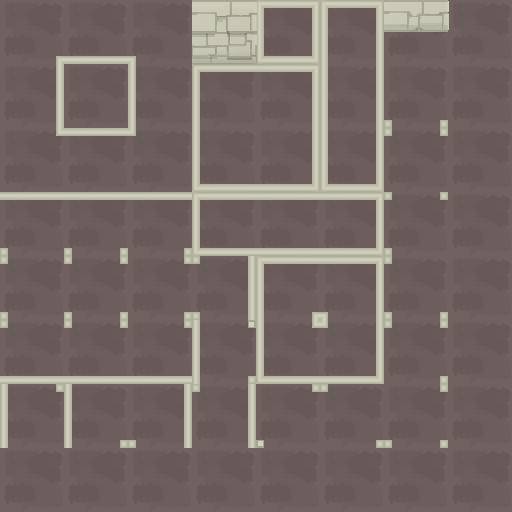
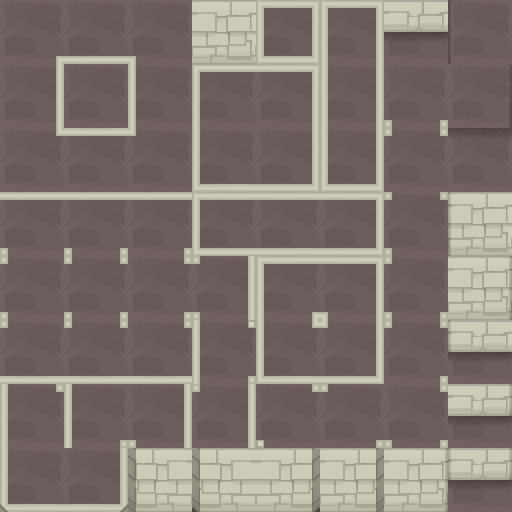
Layered file, before and after one edit (512px x 512px). Changes by layer:
added layer "shadow" (30%) in group "caves" over (0, 0, 512, 512)
removed group "walls-vol" (7 layers) from group "caves" over (192, 0, 449, 65)
removed layer "ex-wall-shadows-soft" (was 10%) from group "walls-vol" over (192, 11, 440, 59)
removed layer "ex-wall-shadows-hard" (was 20%) from group "walls-vol" over (192, 12, 441, 60)
removed layer "light-right" (was 3%) from group "walls-vol" over (192, 0, 448, 64)
removed layer "walls-volume-shadow" (was 5%) from group "walls-vol" over (192, 0, 448, 64)
removed layer "Вставленный слой #1" (was 50%) from group "walls-vol" over (385, 23, 442, 27)
removed layer "Вставленный слой" from group "walls-vol" over (409, 25, 447, 30)
moved "walls" into group "caves", painted on it over (0, 0, 512, 512)
